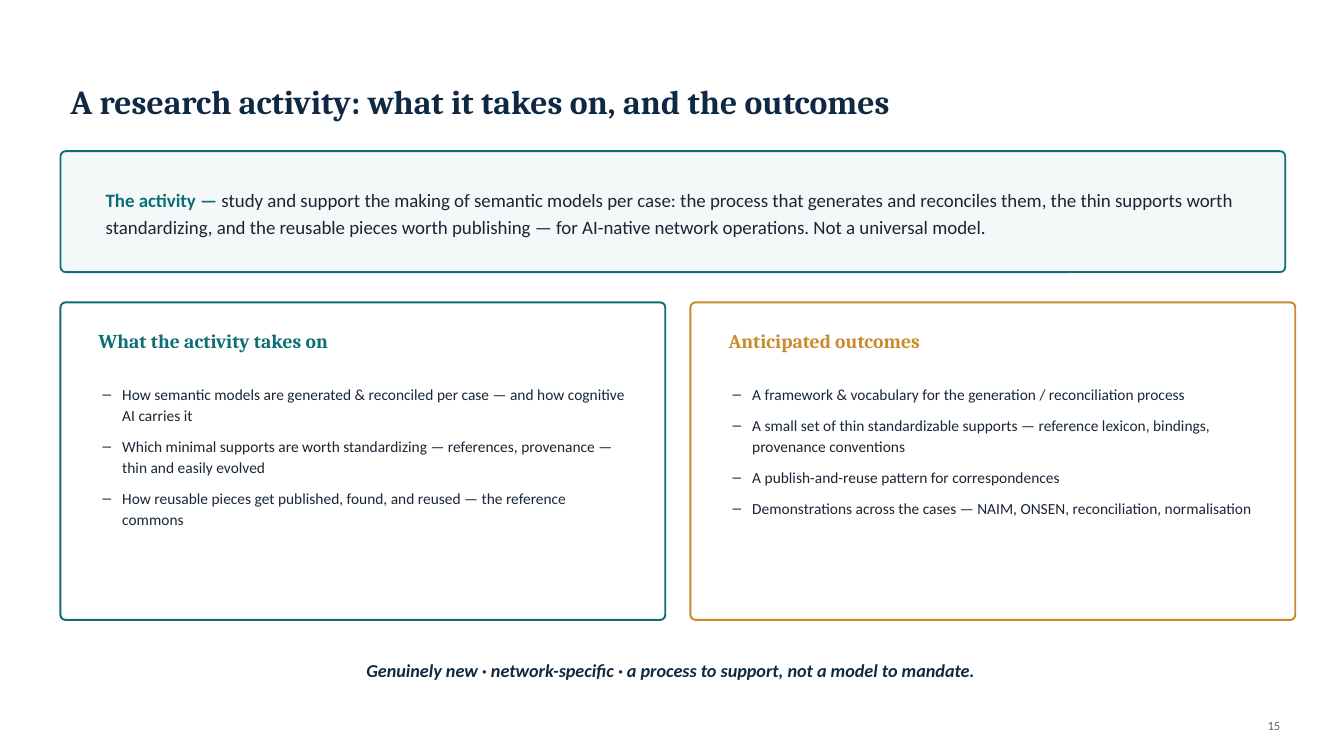
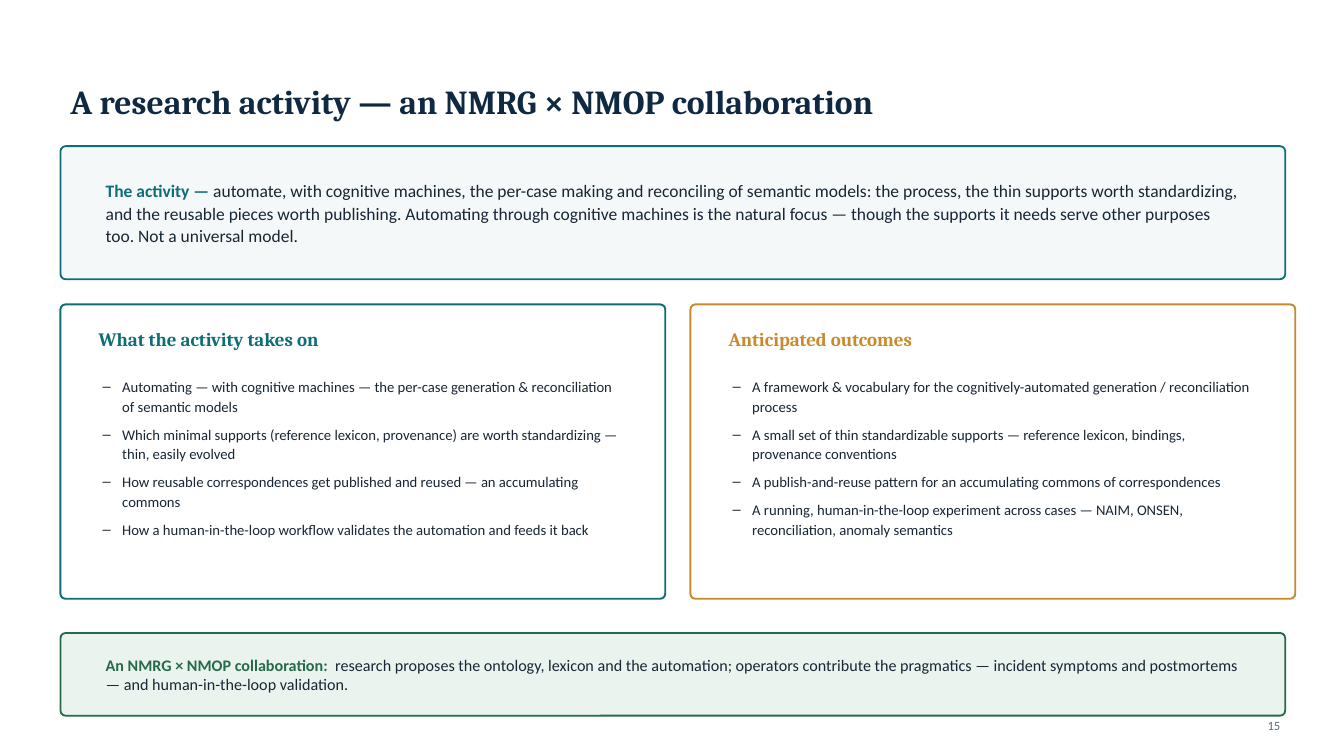
Before and after one commit to ChrisFJanz/meaning-across-representations, a slide deck: slide 15 of semantic_model_deck.pptx. Drawn at 1344x756 pixels with LibreOffice and Linux fonts; fonts in the diff are those of the drawing. Boxes give left, top, right and bottom in pixels: in the first picture for what was removed or moved away, otherwise in the second. Text is boxed around its words. In the diff, an @@ line names an element or a change of style, - is before the commit and + after.

```diff
--- a/semantic_model_deck.pptx
+++ b/semantic_model_deck.pptx
@@ text at bbox=[70, 90, 873, 122]: text changed @@
-A research activity: what it takes on, and the outcomes
+A research activity — an NMRG × NMOP collaboration
@@ rounded rectangle: place and size @@
-rounded rectangle at bbox=[60, 151, 1286, 272]
+rounded rectangle at bbox=[60, 146, 1286, 279]
@@ text at bbox=[106, 184, 1237, 242]: text changed; size 13.5 to 12.5 pt @@
-The activity — study and support the making of semantic models per case: the process that generates and reconciles them, the thin supports worth standardizing, and the reusable pieces worth publishing — for AI-native network operations. Not a universal model.
+The activity — automate, with cognitive machines, the per-case making and reconciling of semantic models: the process, the thin supports worth standardizing, and the reusable pieces worth publishing. Automating through cognitive machines is the natural focus — though the supports it needs serve other purposes too. Not a universal model.
@@ rounded rectangle: place and size @@
-rounded rectangle at bbox=[60, 302, 665, 620]
+rounded rectangle at bbox=[60, 304, 665, 599]
@@ text "What the activity takes on" at bbox=[99, 333, 318, 350]: size 14 to 13.5 pt @@
@@ proportions changed in 3 elements at bbox=[60, 146, 1286, 279], bbox=[60, 304, 665, 599], bbox=[691, 304, 1296, 599] @@
@@ rounded rectangle: place and size @@
-rounded rectangle at bbox=[691, 302, 1296, 620]
+rounded rectangle at bbox=[691, 304, 1296, 599]
@@ text "Anticipated outcomes" at bbox=[729, 333, 912, 350]: size 14 to 13.5 pt @@
@@ text at bbox=[122, 381, 612, 538]: text changed; size 11 to 10.5 pt @@
-– How semantic models are generated & reconciled per case — and how cognitive AI carries it
-– Which minimal supports are worth standardizing — references, provenance — thin and easily evolved
-– How reusable pieces get published, found, and reused — the reference commons
+– Automating — with cognitive machines — the per-case generation & reconciliation of semantic models
+– Which minimal supports (reference lexicon, provenance) are worth standardizing — thin, easily evolved
+– How reusable correspondences get published and reused — an accumulating commons
+– How a human-in-the-loop workflow validates the automation and feeds it back
@@ text "A framework & vocabulary for ...": place and size @@
-text "A framework & vocabulary for ..." at bbox=[752, 389, 1251, 516]
+text "A framework & vocabulary for ..." at bbox=[752, 381, 1249, 538]
@@ text at bbox=[752, 381, 1249, 415]: text changed; size 11 to 10.5 pt @@
-– A framework & vocabulary for the generation / reconciliation process
+– A framework & vocabulary for the cognitively-automated generation / reconciliation process
@@ text at bbox=[752, 429, 1186, 462]: size 11 to 10.5 pt in "A small set of thin standardizable supports ..."; line spacing 15pt to 14pt; less space between paragraphs @@
@@ text at bbox=[752, 476, 1221, 538]: text changed; size 11 to 10.5 pt @@
-– A publish-and-reuse pattern for correspondences
-– Demonstrations across the cases — NAIM, ONSEN, reconciliation, normalisation
+– A publish-and-reuse pattern for an accumulating commons of correspondences
+– A running, human-in-the-loop experiment across cases — NAIM, ONSEN, reconciliation, anomaly semantics
@@ rounded rectangle added at bbox=[60, 633, 1286, 716], fill #EAF3EE, outline #256B4A 1.3 pt @@
@@ text added at bbox=[106, 659, 1238, 693], 11.5 pt, text #182635 @@
+An NMRG × NMOP collaboration: research proposes the ontology, lexicon and the automation; operators contribute the pragmatics — incident symptoms and postmortems — and human-in-the-loop validation.
@@ text removed at bbox=[366, 664, 975, 680] @@
-Genuinely new · network-specific · a process to support, not a model to mandate.
```
Also in this commit, not shown: 1 other slide changed, 1 other file.
